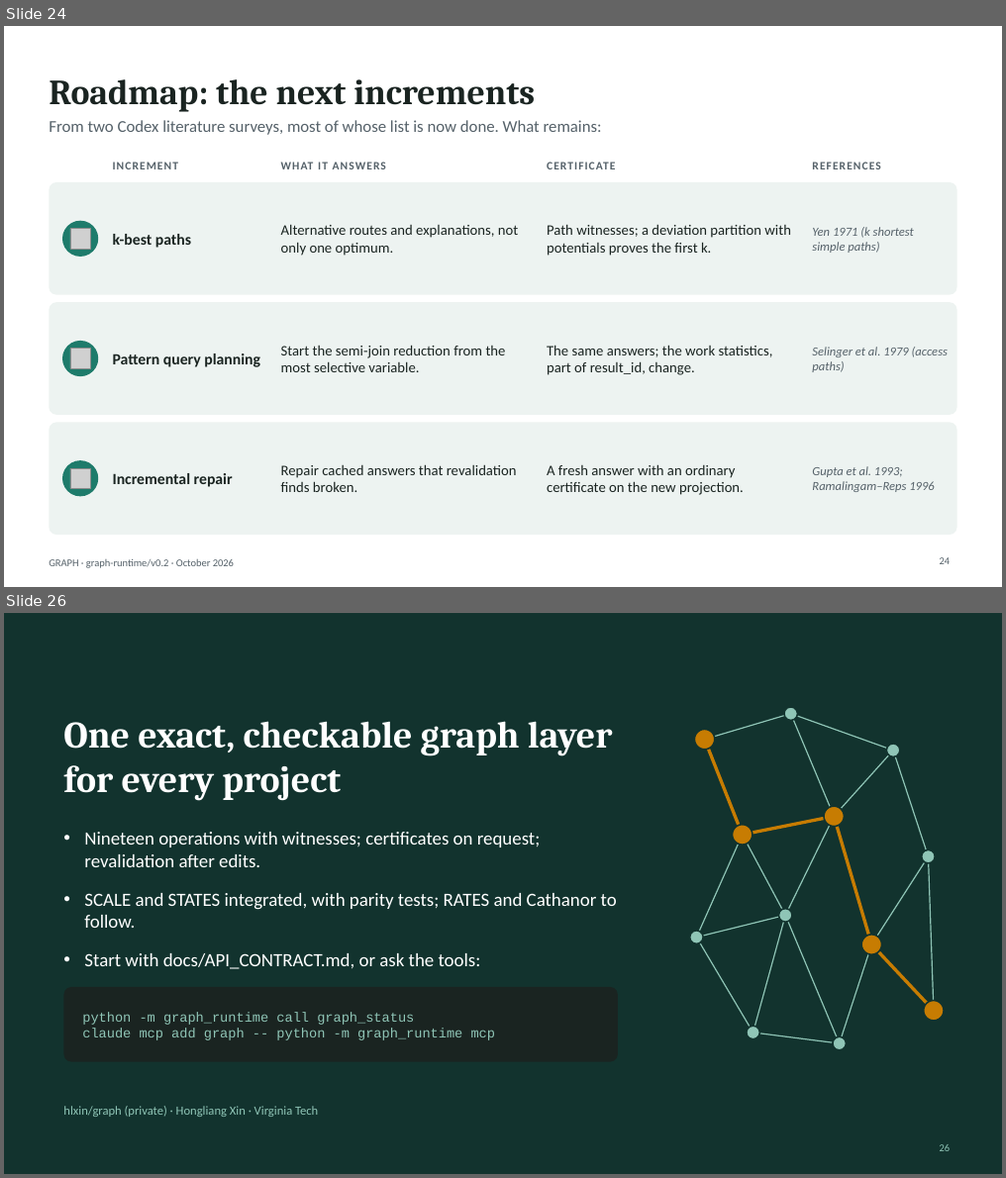
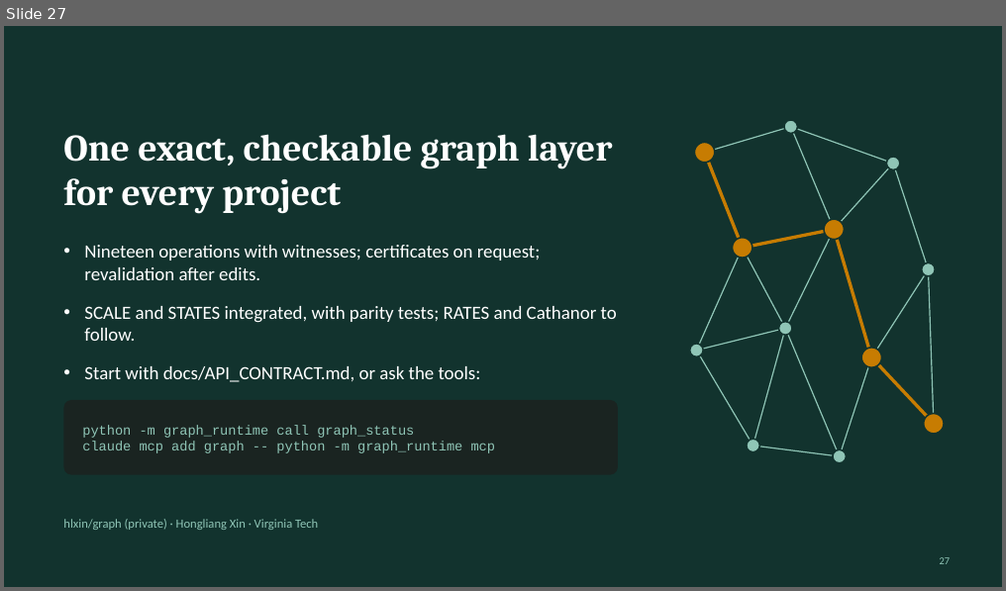
Before and after one commit to hlxin/graph, a slide deck: docs/GRAPH_slides.pptx. Shown one above the other, each under a label of ours: slides 24 and 26 before the commit, slide 27 after it; the slides between them are not shown. The pictures are 1006x1178 and 1006x591 pixels, drawn with LibreOffice and Linux fonts; fonts in the diff are those of the drawing; grey boxes stand for pictures. Boxes give left, top, right and bottom in pixels: in the first picture for what was removed or moved away, otherwise in the second. Text is boxed around its words. In the diff, an @@ line names an element or a change of style, - is before the commit and + after.

```diff
--- a/docs/GRAPH_slides.pptx
+++ b/docs/GRAPH_slides.pptx
@@ slide 24 removed at <box>4,26,1002,587</box>, background #FFFFFF @@
@@ title removed at <box>49,79,535,112</box> @@
-Roadmap: the next increments
@@ text removed at <box>49,120,602,135</box> @@
-From two Codex literature surveys, most of whose list is now done. What remains:
@@ text removed at <box>113,162,178,170</box> @@
-INCREMENT
@@ text removed at <box>281,162,386,170</box> @@
-WHAT IT ANSWERS
@@ text removed at <box>547,162,615,170</box> @@
-CERTIFICATE
@@ text removed at <box>812,162,880,170</box> @@
-REFERENCES
@@ rounded rectangle removed at <box>49,182,957,294</box> @@
@@ ellipse removed at <box>62,221,98,257</box> @@
@@ picture removed at <box>70,229,91,249</box> @@
@@ text removed at <box>281,224,518,256</box> @@
-Alternative routes and explanations, not only one optimum.
@@ text removed at <box>547,224,791,256</box> @@
-Path witnesses; a deviation partition with potentials proves the first k.
@@ text removed at <box>812,227,914,253</box> @@
-Yen 1971 (k shortest simple paths)
@@ text removed at <box>113,234,191,248</box> @@
-k-best paths
@@ rounded rectangle removed at <box>49,302,957,414</box> @@
@@ ellipse removed at <box>62,341,98,377</box> @@
@@ picture removed at <box>70,349,91,369</box> @@
@@ text removed at <box>281,345,506,372</box> @@
-Start the semi-join reduction from the most selective variable.
@@ text removed at <box>547,345,773,375</box> @@
-The same answers; the work statistics, part of result_id, change.
@@ text removed at <box>812,347,947,372</box> @@
-Selinger et al. 1979 (access paths)
@@ text removed at <box>113,354,260,368</box> @@
-Pattern query planning
@@ rounded rectangle removed at <box>49,423,957,535</box> @@
@@ ellipse removed at <box>62,461,98,497</box> @@
@@ picture removed at <box>70,469,91,488</box> @@
@@ text removed at <box>281,465,517,492</box> @@
-Repair cached answers that revalidation finds broken.
@@ text removed at <box>547,465,744,495</box> @@
-A fresh answer with an ordinary certificate on the new projection.
@@ text removed at <box>812,467,935,492</box> @@
-Gupta et al. 1993; Ramalingam–Reps 1996
@@ text removed at <box>113,473,233,487</box> @@
-Incremental repair
@@ text removed at <box>49,560,234,569</box> @@
-GRAPH · graph-runtime/v0.2 · October 2026
@@ page number removed at <box>940,558,950,565</box> @@
-24
@@ what was slide 26 is now slide 27 @@
@@ page number at <box>940,558,950,565</box>: text changed @@
-26
+27
```
Also in this commit, not shown: 5 slides changed, 2 slides added, 3 other files.
